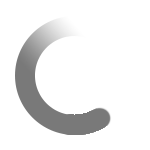
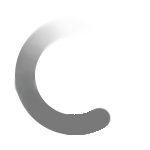
Comparing the layer stacks of the two 150 x 150 images. Changes:
painted on "Ellipse 1" over bbox(13, 17, 89, 115)
